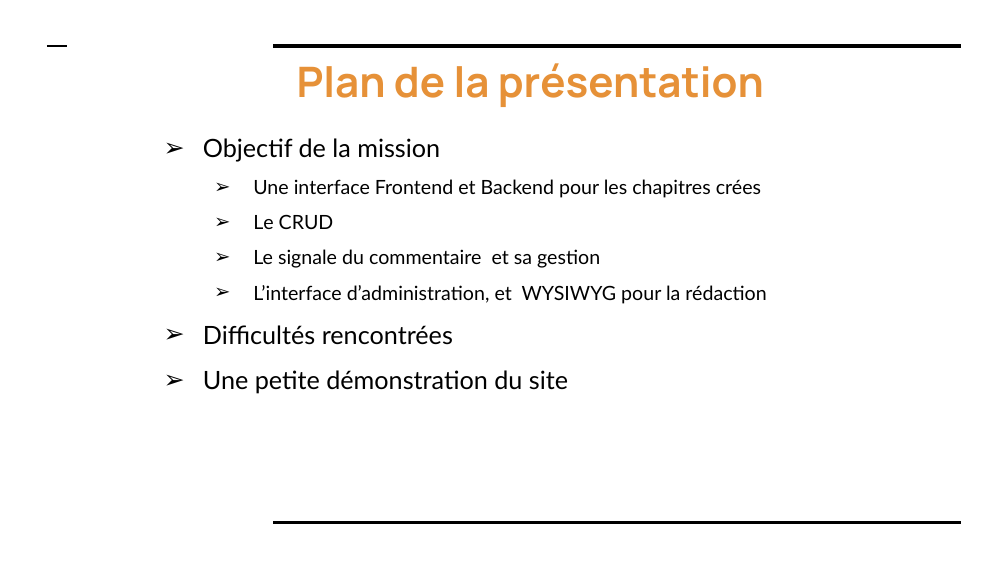
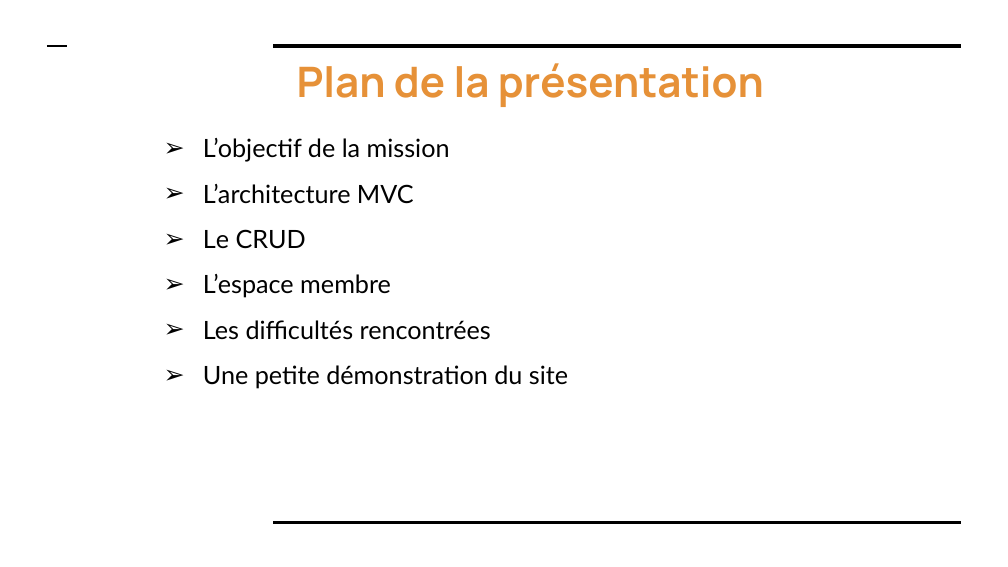
Before and after one commit to massinissa44/Projet-04-blog-pour-un-crivain-, a slide deck: slide 2 of P4_04_Presentation.pptx. Drawn at 1008x567 pixels with LibreOffice and Linux fonts; fonts in the diff are those of the drawing. Boxes give left, top, right and bottom in pixels: in the first picture for what was removed or moved away, otherwise in the second. Text is boxed around its words. In the diff, an @@ line names an element or a change of style, - is before the commit and + after.

```diff
--- a/P4_04_Presentation.pptx
+++ b/P4_04_Presentation.pptx
@@ text at (203,138,450,204): text changed; size 14 to 18 pt @@
-➢ Objectif de la mission
-  ➢ Une interface Frontend et Backend pour les chapitres crées
+➢ L’objectif de la mission
+➢ L’architecture MVC
@@ text at (203,229,306,249): size 14 to 18 pt in "Le CRUD"; list level 2 to 1 in "Le CRUD" @@
@@ text at (203,274,491,340): text changed; size 14 to 18 pt @@
-  ➢ Le signale du commentaire et sa gestion
-  ➢ L’interface d’administration, et WYSIWYG pour la rédaction
-➢ Difficultés rencontrées
+➢ L’espace membre
+➢ Les difficultés rencontrées
```
Also in this commit, not shown: 2 other slides changed, 13 slides added, 15 slides removed, 15 other files.
